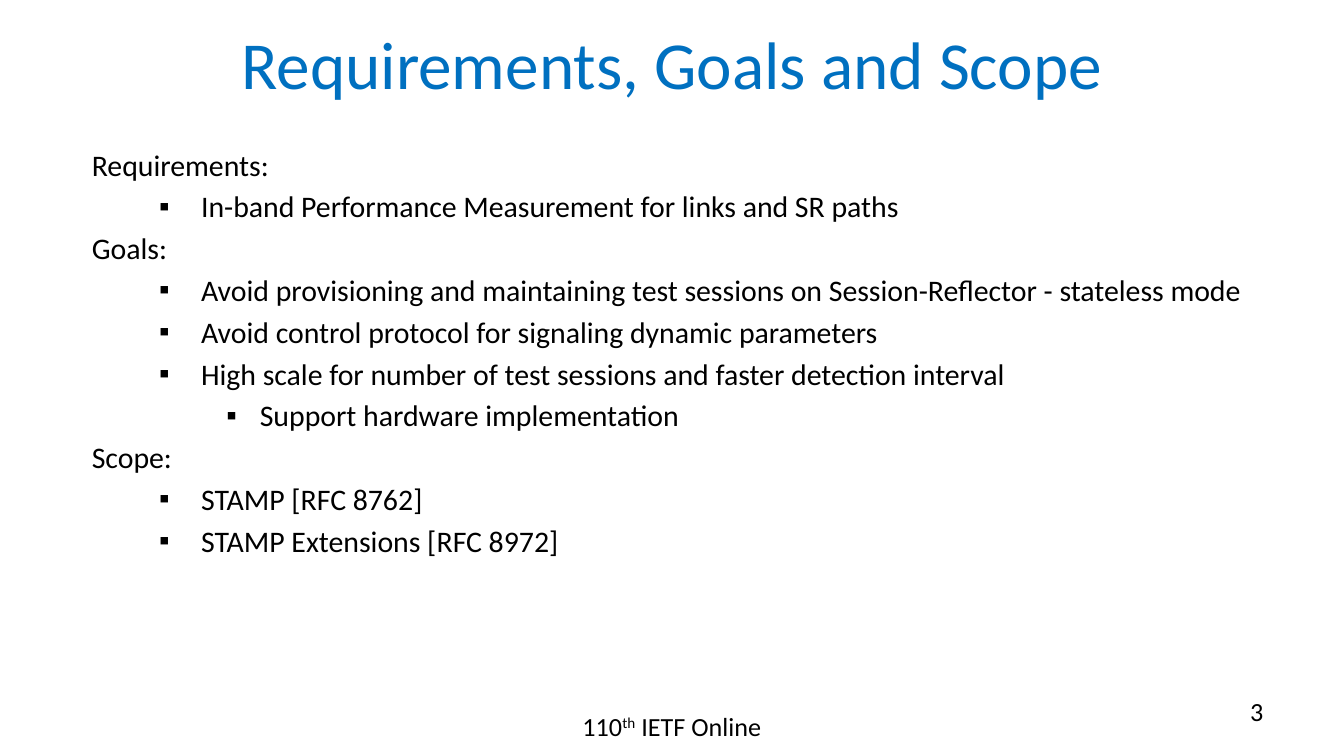
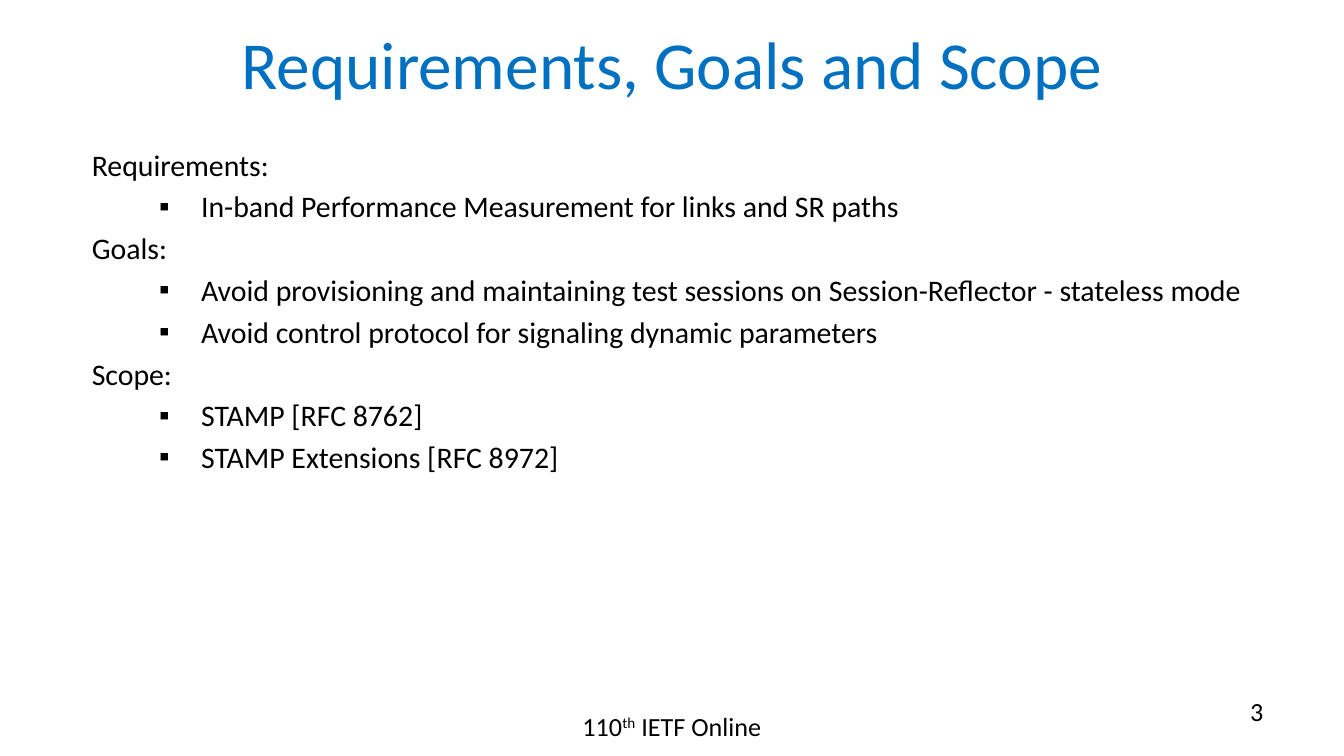
Before and after one commit to rakgandhi/ietf-slides, a slide deck: slide 3 of draft-gandhi-ippm-stamp-srpm-02.pptx. Drawn at 1344x756 pixels with LibreOffice and Linux fonts; fonts in the diff are those of the drawing. Boxes give left, top, right and bottom in pixels: in the first picture for what was removed or moved away, otherwise in the second. Text is boxed around its words. In the diff, an @@ line names an element or a change of style, - is before the commit and + after.

```diff
--- a/draft-gandhi-ippm-stamp-srpm-02.pptx
+++ b/draft-gandhi-ippm-stamp-srpm-02.pptx
@@ text at <box>201,364,1004,431</box>: paragraphs removed @@
-  ▪ High scale for number of test sessions and faster detection interval
-    ▪ Support hardware implementation
```
Also in this commit, not shown: 1 other slide changed, 3 other files.
